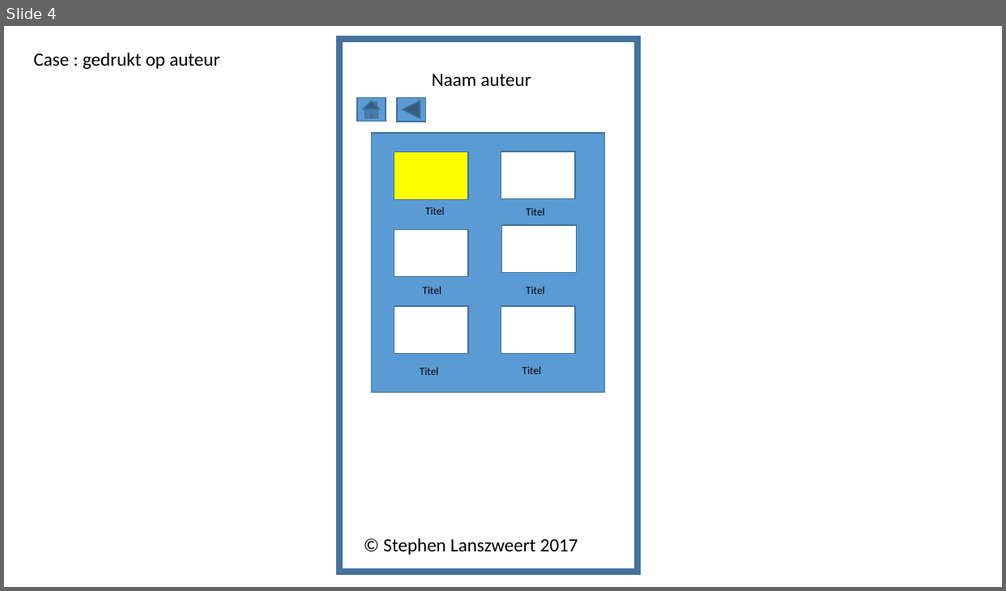
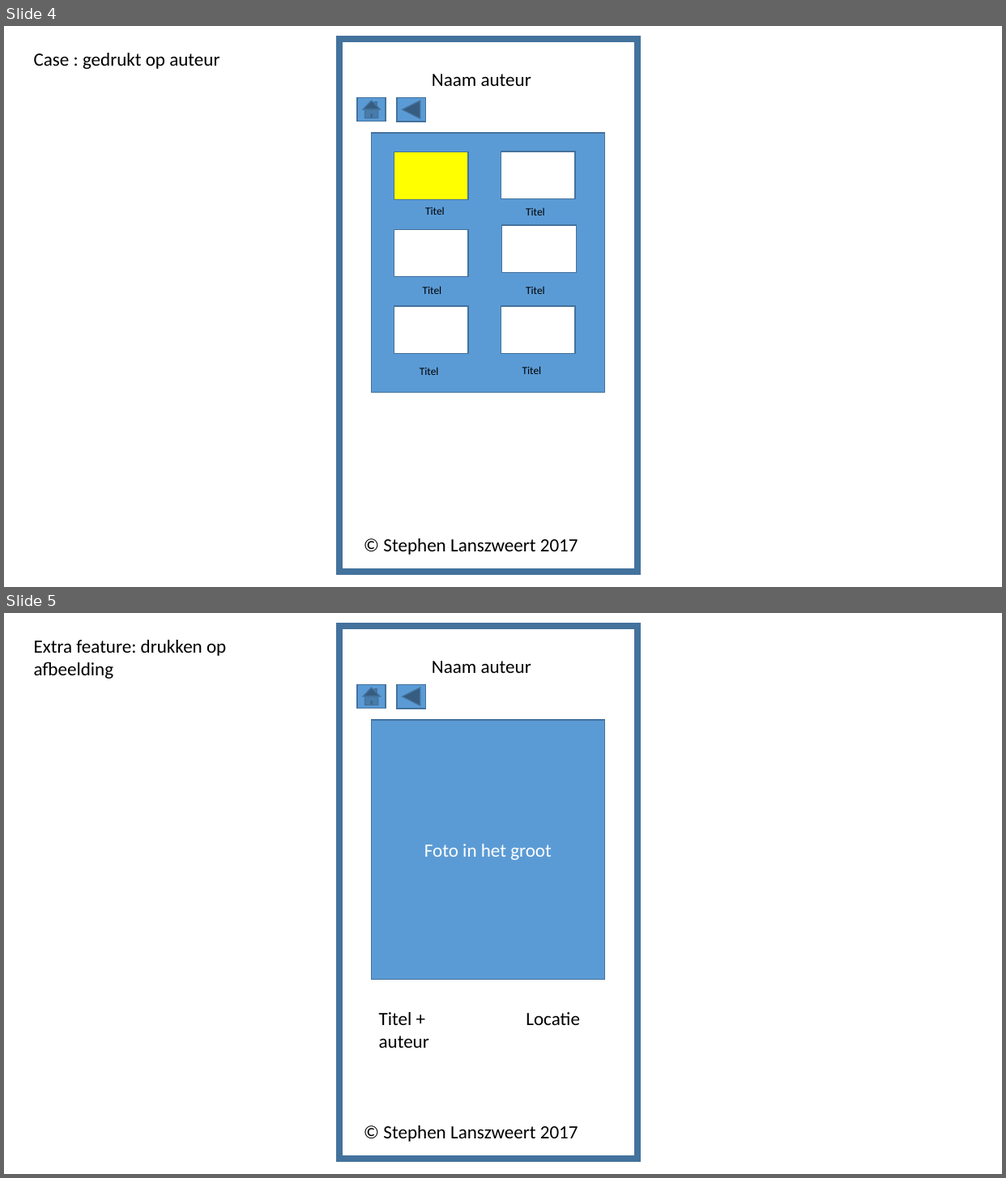
Before and after one commit to LanszweertStephen/Project26032017, a slide deck: BasisWireframe_SL.pptx. Shown one above the other, each under a label of ours: slide 4 before the commit, slides 4 and 5 after it. The pictures are 1006x591 and 1006x1178 pixels, drawn with LibreOffice and Linux fonts; fonts in the diff are those of the drawing. Boxes give left, top, right and bottom in pixels: in the first picture for what was removed or moved away, otherwise in the second. Text is boxed around its words. In the diff, an @@ line names an element or a change of style, - is before the commit and + after.

```diff
--- a/BasisWireframe_SL.pptx
+++ b/BasisWireframe_SL.pptx
@@ slide 5 added at [4, 613, 1002, 1174], background #FFFFFF @@
@@ rectangle added at [339, 626, 637, 1159], outline #43739E 6 pt @@
@@ text added at [34, 640, 226, 679], 18 pt, text #000000 @@
+Extra feature: drukken op afbeelding
@@ text added at [432, 661, 531, 673], 18 pt, text #000000 @@
+Naam auteur
@@ action button home added at [357, 685, 386, 708], fill #5B9BD5, outline #43739E 1 pt @@
@@ action button back previous added at [397, 685, 425, 709], fill #5B9BD5, outline #43739E 1 pt @@
@@ rectangle added at [372, 720, 605, 980], fill #5B9BD5, outline #43739E 1 pt, 18 pt, text #FFFFFF @@
+Foto in het groot
@@ text added at [379, 1012, 429, 1048], 18 pt, text #000000 @@
+Titel +
+auteur
@@ text added at [526, 1012, 580, 1025], 18 pt, text #000000 @@
+Locatie
@@ text added at [383, 1126, 578, 1142], 18 pt, text #000000 @@
+© Stephen Lanszweert 2017
```
Also in this commit, not shown: 2 other slides added.
